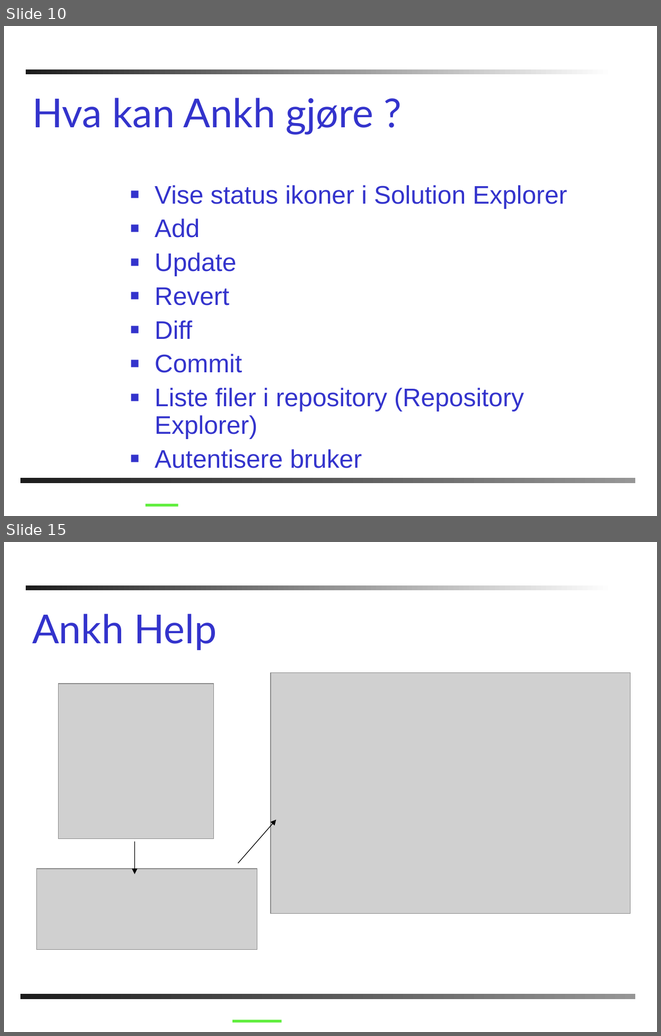
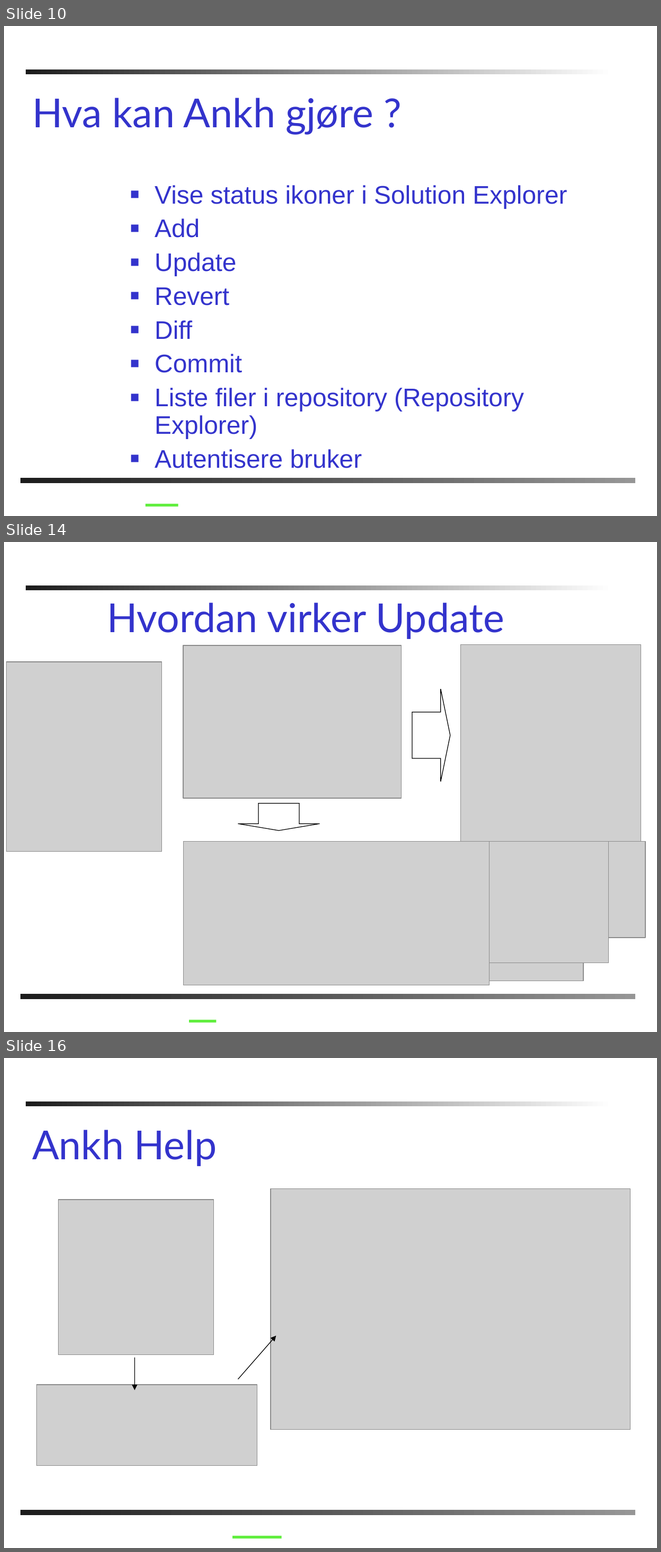
Before and after one commit to PhilJollans/AnkhSVN2019, a slide deck: doc/powerpoint/Subversion_addin_for_VS.NET.ppt. Shown one above the other, each under a label of ours: slides 10 and 15 before the commit, slides 10, 14 and 16 after it; the slides between them are not shown. The pictures are 661x1036 and 661x1552 pixels, drawn with LibreOffice and Linux fonts; fonts in the diff are those of the drawing; grey boxes stand for pictures; background and template pictures are left out. Boxes give left, top, right and bottom in pixels: in the first picture for what was removed or moved away, otherwise in the second. Text is boxed around its words. In the diff, an @@ line names an element or a change of style, - is before the commit and + after.

```diff
--- a/doc/powerpoint/Subversion_addin_for_VS.NET.ppt
+++ b/doc/powerpoint/Subversion_addin_for_VS.NET.ppt
@@ slide 14 added at box(4, 542, 657, 1032), background #FFFFFF; not listed: 2 template elements that a slide beside it also shows @@
@@ text added at box(107, 602, 504, 639), 44 pt, text #3333CC @@
+Hvordan virker Update
@@ picture added at box(183, 645, 401, 798) @@
@@ picture added at box(460, 644, 641, 841) @@
@@ picture added at box(7, 661, 162, 851) @@
@@ right arrow added at box(412, 689, 450, 782), outline #000000 0.74 pt @@
@@ down arrow added at box(238, 803, 319, 831), outline #000000 0.74 pt @@
@@ picture added at box(184, 841, 489, 985) @@
@@ picture added at box(189, 841, 503, 950) @@
@@ picture added at box(189, 841, 592, 893) @@
@@ picture added at box(189, 841, 645, 937) @@
@@ picture added at box(189, 841, 583, 980) @@
@@ picture added at box(189, 841, 608, 962) @@
@@ line added from (189, 1021) to (216, 1021), #60EE3E 3 pt @@
@@ what was slide 15 is now slide 16 @@
```
Also in this commit, not shown: 16 slides changed, 1 other slide added, 2 slides removed.
